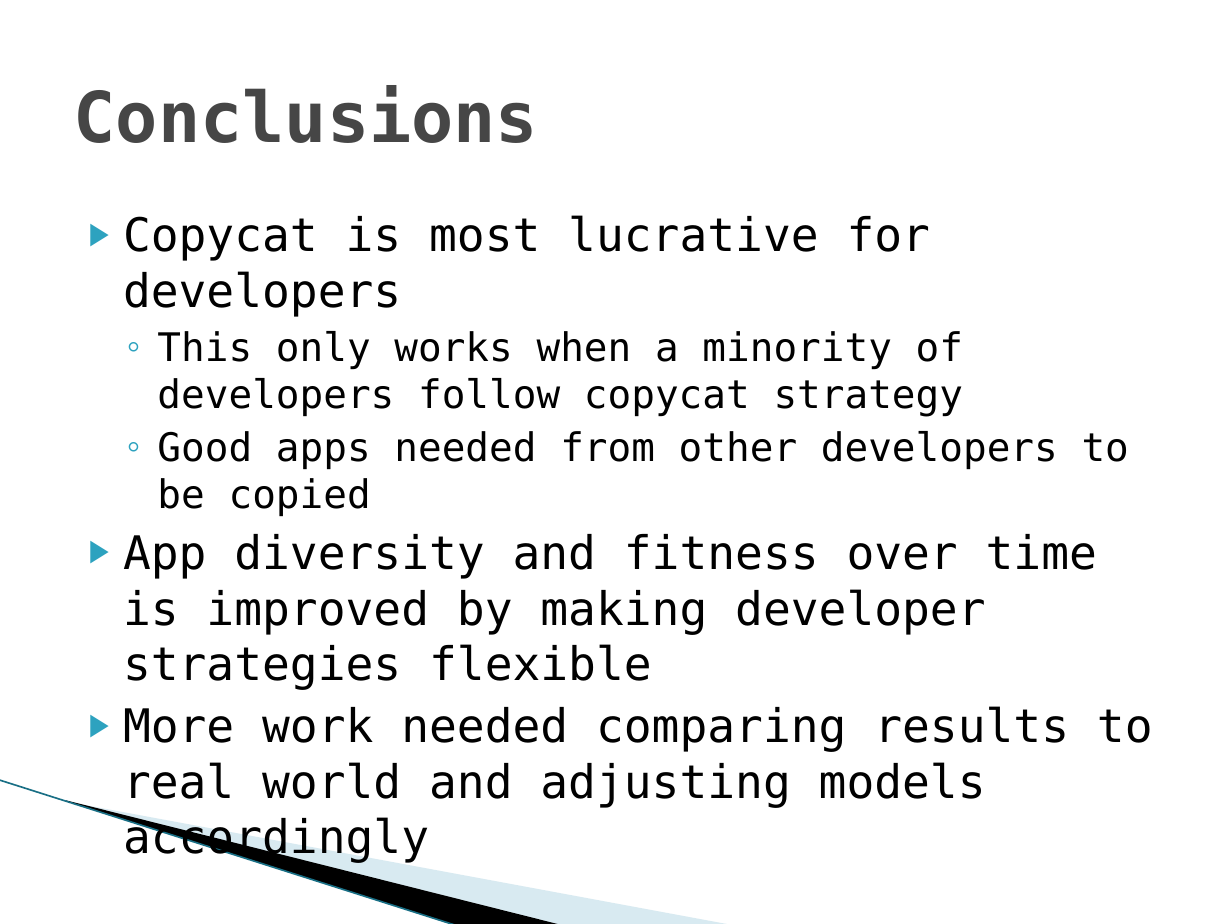
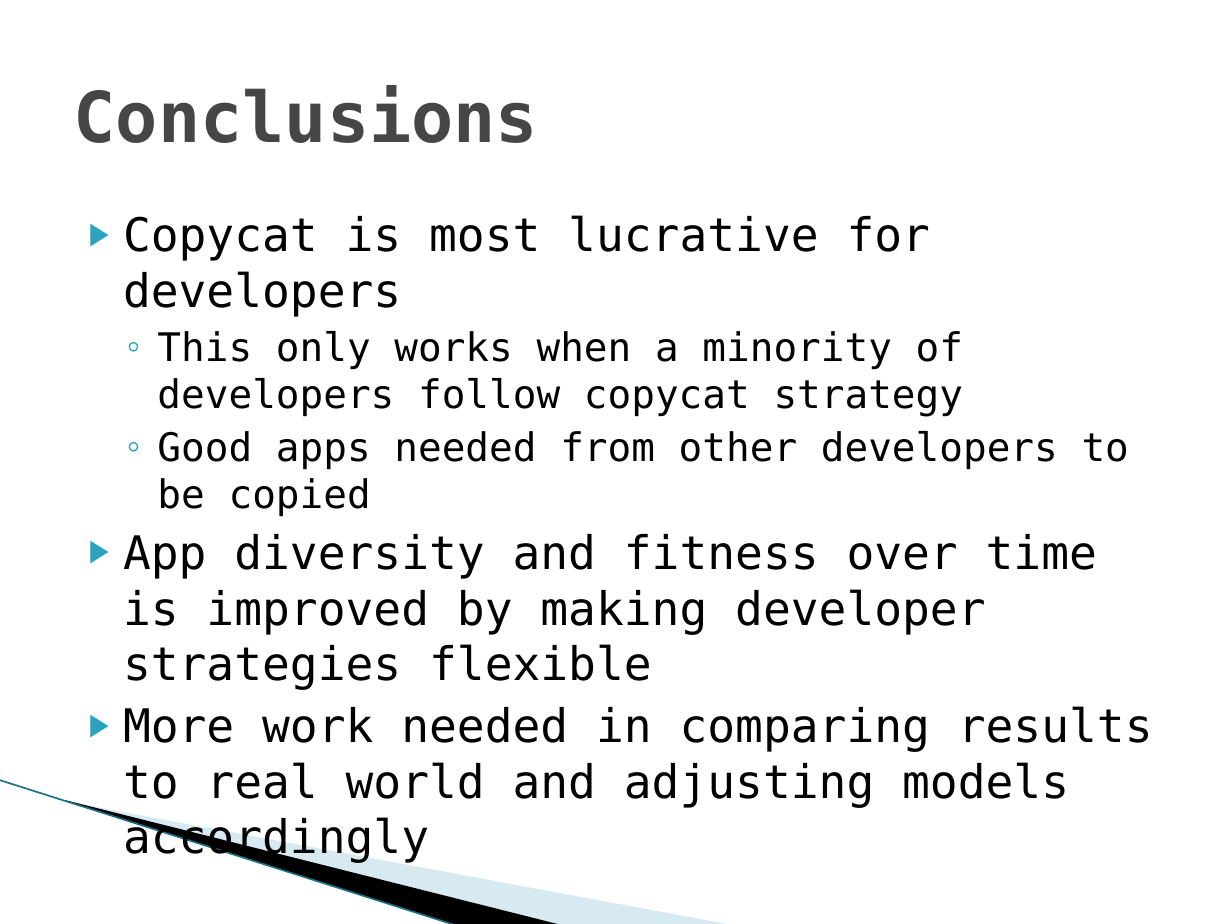
Before and after one commit to vfasburg/cse_848, a slide deck: slide 17 of paper/848_Paper_Presentation_Fasburg_Thomas.pptx (slide 16 before the commit). Drawn at 1232x924 pixels with LibreOffice and Linux fonts; fonts in the diff are those of the drawing; background and template pictures are left out. Boxes give left, top, right and bottom in pixels: in the first picture for what was removed or moved away, otherwise in the second. Text is boxed around its words. In the diff, an @@ line names an element or a change of style, - is before the commit and + after.

```diff
--- a/paper/848_Paper_Presentation_Fasburg_Thomas.pptx
+++ b/paper/848_Paper_Presentation_Fasburg_Thomas.pptx
@@ text at bbox=[123, 706, 1153, 808]: text changed @@
-▶ More work needed comparing results to real world and adjusting models accordingly
+▶ More work needed in comparing results to real world and adjusting models accordingly
```
Also in this commit, not shown: 9 other slides changed, 1 slide added, 1 other file.
